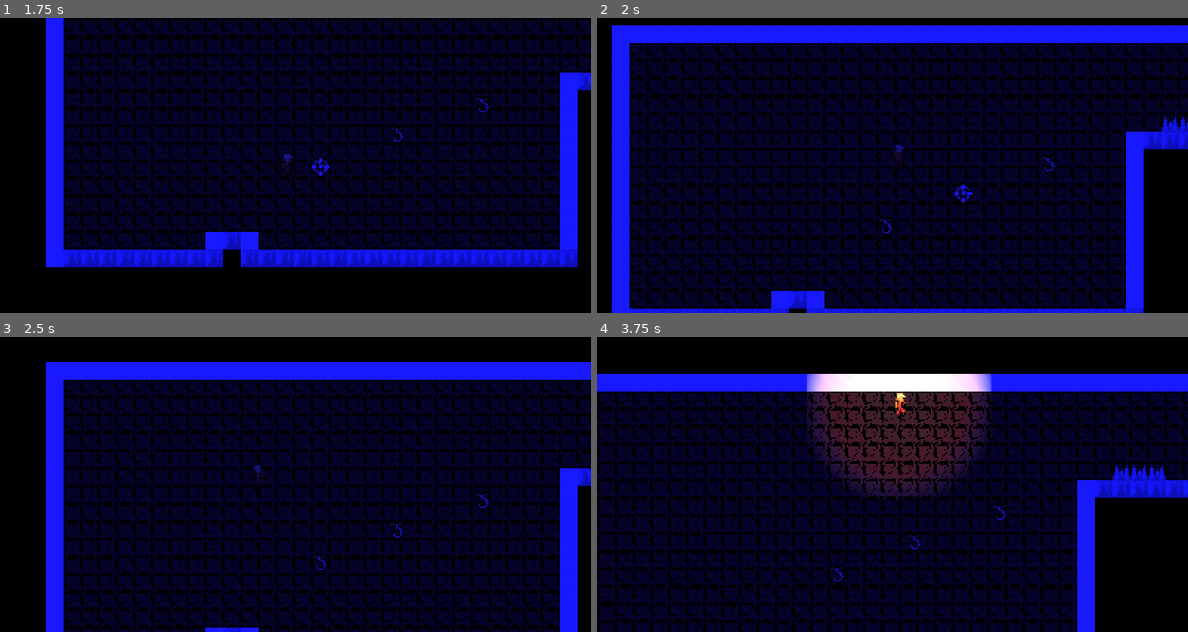
Above: before the commit, frames 1-4 (two rows, left to right).
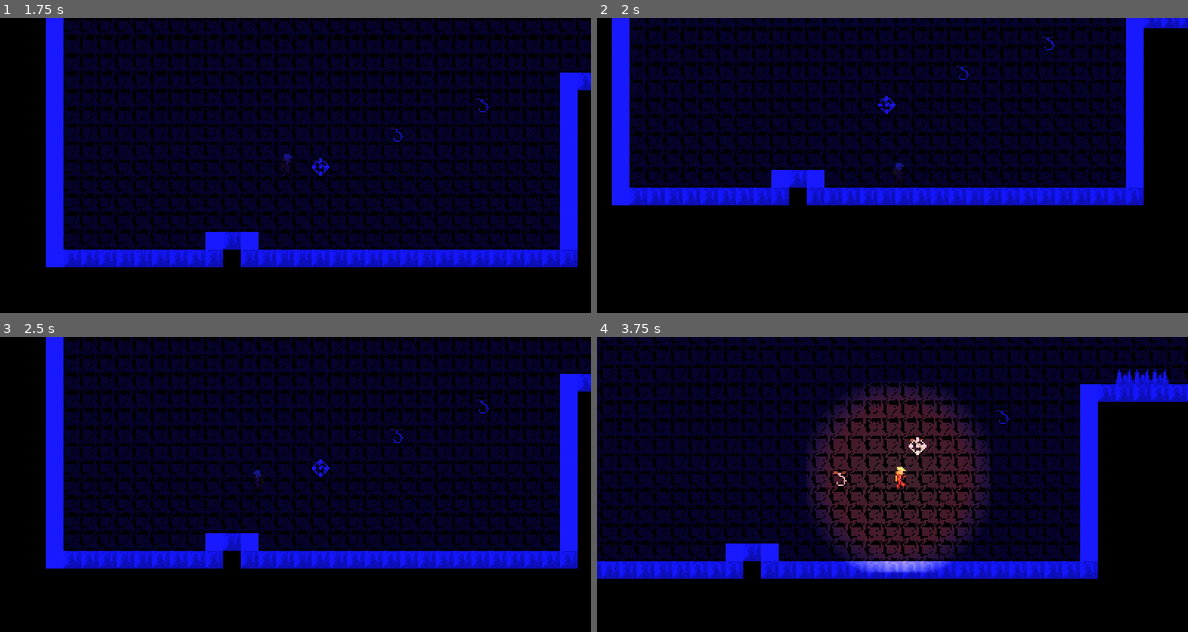
Above: after the commit, the same moments.

Repository: Mohamedyk10/inoxxtag-unclimb
Game: Godot game, scene res://main.tscn
Same seed, same stepped clock (60 frames per second), same inputs: the game is played once before the commit and once after it.
Inputs:
- Up to frame 1 (1.75 s): tap Enter at 0.5 s; hold Space (JUMP) 0.53-1.28 s; hold Right (RIGHT) from 0.53 s (still down); tap G (GRAPPLING_HOOK) at 1.35 s; tap Space (JUMP) at 1.52, 1.55 s
- Up to frame 2 (2 s): keep holding Right (RIGHT); tap Space (JUMP) at 1.82 s
- Up to frame 3 (2.5 s): release Right (RIGHT) at 2.03 s; hold Left (LEFT) from 2.03 s (still down); hold Shift (HOLD) from 2.03 s (still down); tap Space (JUMP) at 2.3 s
- Up to frame 4 (3.75 s): release Left (LEFT) at 2.78 s; release Shift (HOLD) at 2.78 s; hold Right (RIGHT) from 2.78 s (still down); tap E (USE_LANTERN) at 2.85 s; tap Space (JUMP) at 3.02, 3.05, 3.32 s; hold Space (JUMP) from 3.53 s (still down)

Frame 1 is identical in both runs. In frame 2, 55% of the frame differs, in the area x 2-100%, y 0-100%; in frame 3, 52%; in frame 4, 63%, in the area x 0-100%, y 0-100%.

Commit message:
Bug résolu

Diff:
--- a/inoxtag-unclimb/player.gd
+++ b/inoxtag-unclimb/player.gd
@@ -123,11 +123,11 @@
 			vertical_speed=0
 			uses_grappling_hook=false
 
-	if Input.is_action_just_pressed("JUMP"):
+	if Input.is_action_just_pressed("JUMP") and uses_grappling_hook==true:
 		vertical_speed=1.5*JUMP_INITIAL_SPEED
 		uses_grappling_hook=false
 
-	if is_on_ceiling() or is_on_floor() or is_on_wall():
+	if (is_on_ceiling() or is_on_floor() or is_on_wall()) and uses_grappling_hook==true:
 		vertical_speed=0
 		uses_grappling_hook=false
 
Not shown: 1 places in inoxtag-unclimb/main.tscn that only renumber resources
